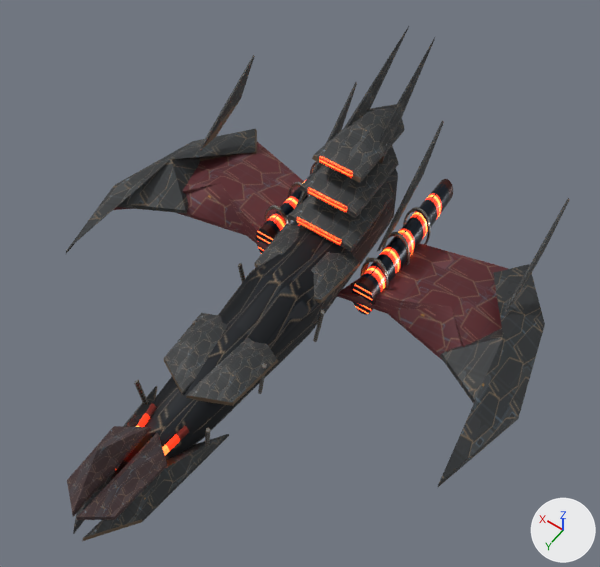
Two versions of the glTF model scripts/art/lod-sources/dynasty_cruiser.glb, one commit apart.
Before and after are seen from a 50 mm camera at (-1.66, 1.7, 3.45) aimed at (-0.17, -0.38, 0.18). Arrows for +X, +Y and +Z are at lower right; the lights stay in place. The picture after the commit comes second. Vertices at exactly the same position are counted once.

Names of what the first picture shows: 'dynasty_cruiser_lod_source'.
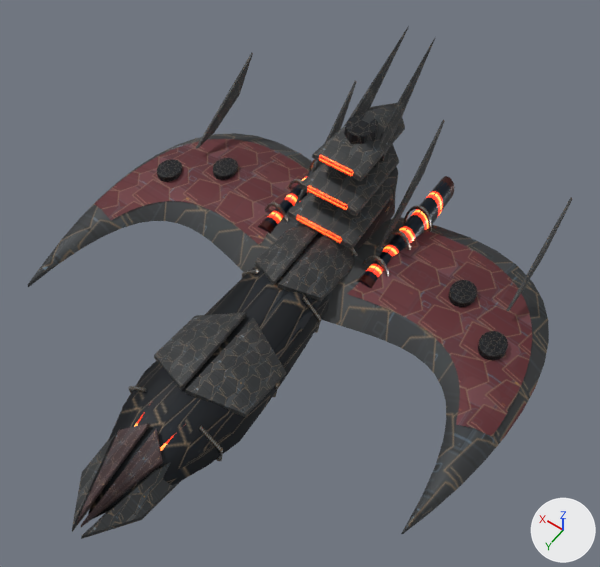
ob_baked_original_rig_frame is not drawn itself; it is the parent of ob_dynasty_cruiser_lod_source.

Location of each change, [x1, y1, x2, y2] in pixels of the pictures (600 x 567 px):
'dynasty_cruiser_lod_source', reshaped, moved, rescaled (8% wider): before [66, 26, 570, 541]; after [27, 26, 572, 539]
part 1 of me_exposed_mechanical_keel_001, added: after [213, 158, 238, 180]
part 2 of me_exposed_mechanical_keel_001, added: after [157, 159, 182, 182]
part 3 of me_exposed_mechanical_keel_001, added: after [449, 280, 477, 307]
part 4 of me_exposed_mechanical_keel_001, added: after [478, 331, 508, 360]
part 5 of me_exposed_mechanical_keel_001, added: after [344, 114, 378, 167]
part 6 of me_exposed_mechanical_keel_001, rebuilt (109% wider, 41% taller): before [437, 264, 545, 488]; after [322, 217, 549, 534]
part 7 of me_exposed_mechanical_keel_001, rebuilt: before [66, 129, 257, 253]; after [27, 133, 315, 287]
part 8 of me_exposed_mechanical_keel_001, rebuilt: before [337, 244, 509, 360]; after [347, 231, 532, 437]
part 9 of me_exposed_mechanical_keel_001, rebuilt: before [114, 142, 304, 250]; after [95, 139, 309, 245]
part 10 of me_exposed_mechanical_keel_001, rebuilt: before [311, 252, 360, 303]; after [278, 235, 355, 301]
part 11 of me_exposed_mechanical_keel_001, rebuilt: before [164, 313, 228, 395]; after [154, 313, 247, 390]
part 12 of me_exposed_mechanical_keel_001, rebuilt: before [255, 224, 300, 267]; after [254, 224, 318, 285]
part 13 of me_exposed_mechanical_keel_001, rebuilt: before [186, 338, 278, 406]; after [185, 318, 286, 417]
part 14 of me_exposed_mechanical_keel_001, reshaped: before [67, 169, 398, 521]; after [77, 168, 398, 527]
part 15 of me_exposed_mechanical_keel_001, surface changed: [85, 127, 406, 538] in both

Diff of the bpy script that builds the scene:
```diff
--- a/scripts/art/lod-sources/dynasty_cruiser.glb.py
+++ b/scripts/art/lod-sources/dynasty_cruiser.glb.py
@@ me_exposed_mechanical_keel_001 @@
 # used by ob_dynasty_cruiser_lod_source; parent = ob_baked_original_rig_frame; location = (0.0, 0.0, 0.0)
-me_exposed_mechanical_keel_001.from_pydata(...)  # 1413 vertices, 2678 faces; spans x -4.92..4.92, y -5.1..3.65, z -0.28..1.92
+me_exposed_mechanical_keel_001.from_pydata(...)  # 2219 vertices, 4138 faces; spans x -4.86..4.86, y -5.1..3.65, z -0.32..1.92
+# me_exposed_mechanical_keel_001 part 1: a new loose piece, a 24-sided cylinder along z spanning x -3.11..-2.61, y 1.11..1.61, z 0.18..0.34, in mat_fleet___shared_pbr_atlas
+# me_exposed_mechanical_keel_001 part 2: a new loose piece, a 24-sided cylinder along z spanning x -4.1..-3.6, y 0.53..1.03, z 0.14..0.3, in mat_fleet___shared_pbr_atlas
+# me_exposed_mechanical_keel_001 part 3: a new loose piece, a 24-sided cylinder along z spanning x 2.61..3.11, y 1.11..1.61, z 0.18..0.34, in mat_fleet___shared_pbr_atlas
+# me_exposed_mechanical_keel_001 part 4: a new loose piece, a 24-sided cylinder along z spanning x 3.6..4.1, y 0.53..1.03, z 0.14..0.3, in mat_fleet___shared_pbr_atlas
+# me_exposed_mechanical_keel_001 part 5: a new loose piece, an 8-sided cut cone along z (radius 0.51 at the low end, 0.29 at the high end) spanning x -0.51..0.51, y 1.44..2.46, z 0.23..1.45, in mat_fleet___shared_pbr_atlas
+# me_exposed_mechanical_keel_001 part 6: the loose piece of 17 vertices spanning x 3.0..4.92, y -1.6..2.95, z 0.06..0.38 is rebuilt with 136 vertices and now spans x 0.6..4.86, y -2.5..2.86, z -0.05..0.3
+# me_exposed_mechanical_keel_001 part 7: the loose piece of 17 vertices spanning x -4.92..-3.0, y -1.6..2.95, z 0.06..0.38 is rebuilt with 136 vertices and now spans x -4.86..-0.6, y -2.5..2.86, z -0.05..0.3
+# me_exposed_mechanical_keel_001 part 8: the loose piece of 15 vertices spanning x 0.65..4.65, y -0.3..2.8, z -0.01..0.27 is rebuilt with 51 vertices and now spans x 1.04..4.68, y -0.66..2.41, z 0.14..0.31
+# me_exposed_mechanical_keel_001 part 9: the loose piece of 15 vertices spanning x -4.65..-0.65, y -0.3..2.8, z -0.01..0.27 is rebuilt with 51 vertices and now spans x -4.68..-1.04, y -0.66..2.41, z 0.14..0.31
+# me_exposed_mechanical_keel_001 part 10: the loose piece of 9 vertices spanning x 0.04..0.89, y -0.41..1.22, z 0.3..0.53 is rebuilt with 9 vertices and now spans x 0.04..0.79, y -0.41..1.22, z 0.22..0.55
+# me_exposed_mechanical_keel_001 part 11: the loose piece of 9 vertices spanning x -0.89..-0.04, y -2.71..-1.08, z 0.28..0.51 is rebuilt with 9 vertices and now spans x -1.06..-0.04, y -2.71..-1.08, z 0.11..0.43
+# me_exposed_mechanical_keel_001 part 12: the loose piece of 9 vertices spanning x -0.89..-0.04, y -0.41..1.22, z 0.3..0.53 is rebuilt with 9 vertices and now spans x -0.79..-0.04, y -0.41..1.22, z 0.22..0.55
+# me_exposed_mechanical_keel_001 part 13: the loose piece of 9 vertices spanning x 0.04..0.89, y -2.71..-1.08, z 0.28..0.51 is rebuilt with 9 vertices and now spans x 0.04..1.06, y -2.71..-1.08, z 0.11..0.43
+# me_exposed_mechanical_keel_001 part 14: 6 vertices moved from x -0.32..0.32, y 2.4, z -0.16..0.52 to x -0.18..0.18, y 2.8, z 0.01..0.41; 154 vertices removed from x -1.02..1.02, y -5.01..2.4, z -0.28..0.52; 442 vertices added at x -1.14..1.14, y -5.01..2.8, z -0.32..0.47
+# me_exposed_mechanical_keel_001 part 15: 80 kept faces spanning x -3.72..3.8, y -5.1..3.65, z -0.05..1.92 get new texture (UV) coordinates
 me_exposed_mechanical_keel_001.materials.append(mat_fleet___shared_pbr_atlas)
@@ ob_baked_original_rig_frame @@
 ob_baked_original_rig_frame = bpy.data.objects.new('Baked original rig frame', None)
-ob_baked_original_rig_frame.location = (-0.000403, -0.535, -0.245)
+ob_baked_original_rig_frame.location = (-0.000345, -0.535, -0.218)
 ob_baked_original_rig_frame.rotation_euler = (0.0, 0.0, 3.14)  # degrees (0, 0, 180)
-ob_baked_original_rig_frame.scale = (0.278, 0.325, 0.552)
+ob_baked_original_rig_frame.scale = (0.281, 0.325, 0.538)
```
